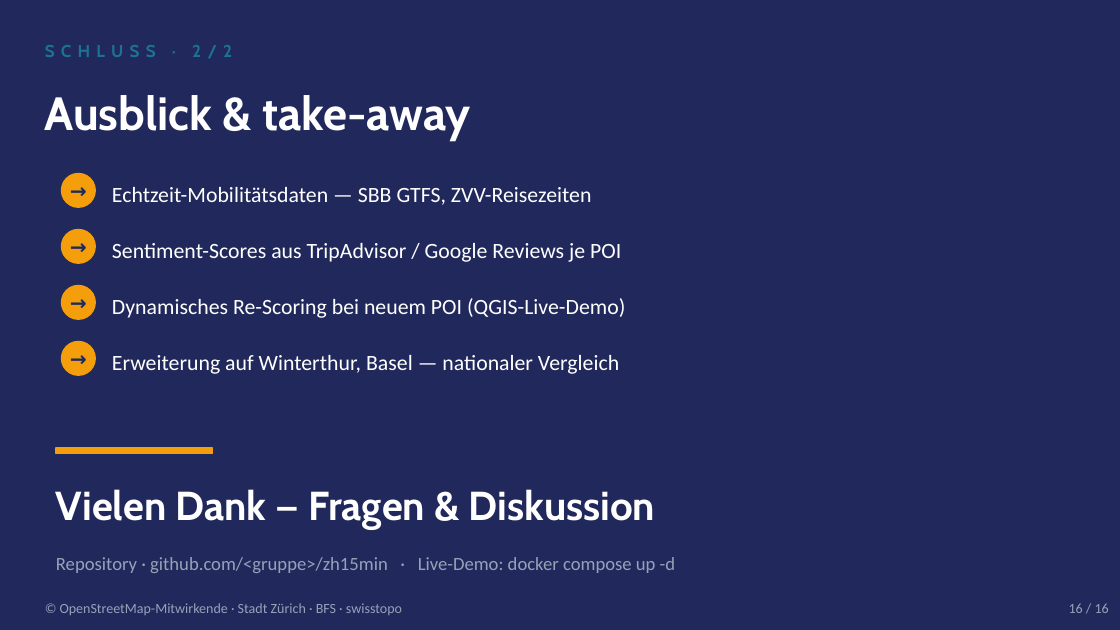
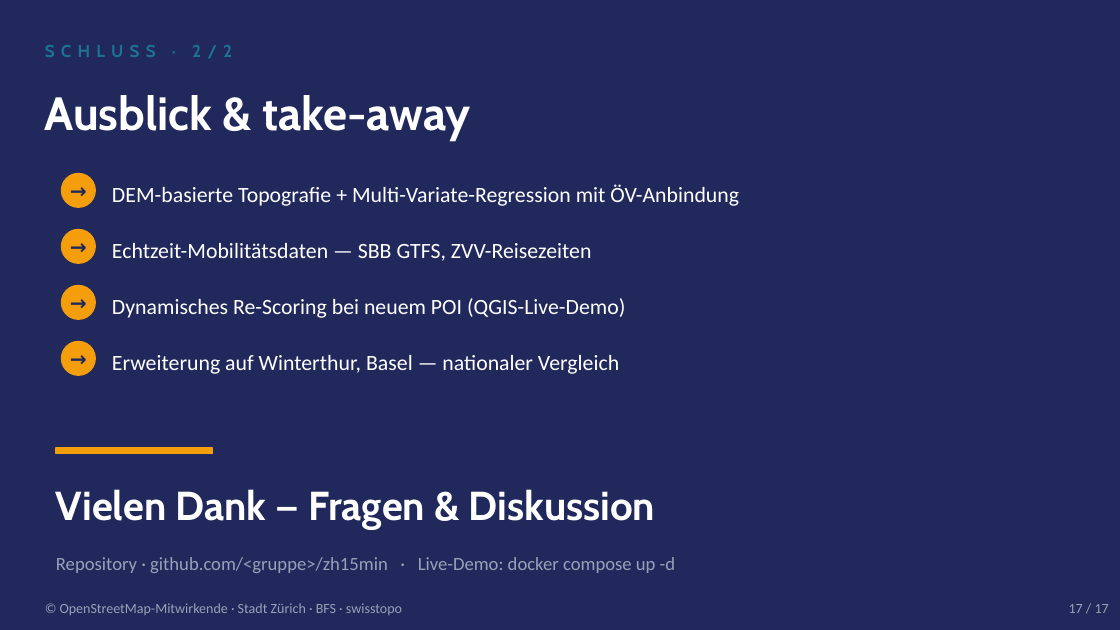
Before and after one commit to sanirmem/zh15min, a slide deck: slide 17 of reports/zh15min_slides.pptx (slide 16 before the commit). Drawn at 1120x630 pixels with LibreOffice and Linux fonts; fonts in the diff are those of the drawing. Boxes give left, top, right and bottom in pixels: in the first picture for what was removed or moved away, otherwise in the second. Text is boxed around its words. In the diff, an @@ line names an element or a change of style, - is before the commit and + after.

```diff
--- a/reports/zh15min_slides.pptx
+++ b/reports/zh15min_slides.pptx
@@ text added at [112, 184, 739, 206], 14 pt, text #FFFFFF @@
+DEM-basierte Topografie + Multi-Variate-Regression mit ÖV-Anbindung
@@ text "Echtzeit-Mobilitätsdaten — SBB GTFS, ZVV-Reisezeiten": place and size @@
-text "Echtzeit-Mobilitätsdaten — SBB GTFS, ZVV-Reisezeiten" at [112, 187, 592, 205]
+text "Echtzeit-Mobilitätsdaten — SBB GTFS, ZVV-Reisezeiten" at [112, 243, 592, 261]
@@ text removed at [112, 243, 621, 262] @@
-Sentiment-Scores aus TripAdvisor / Google Reviews je POI
@@ text at [1069, 604, 1109, 613]: text changed @@
-16 / 16
+17 / 17
```
Also in this commit, not shown: 15 other slides changed, 1 slide added, 3 other files.
